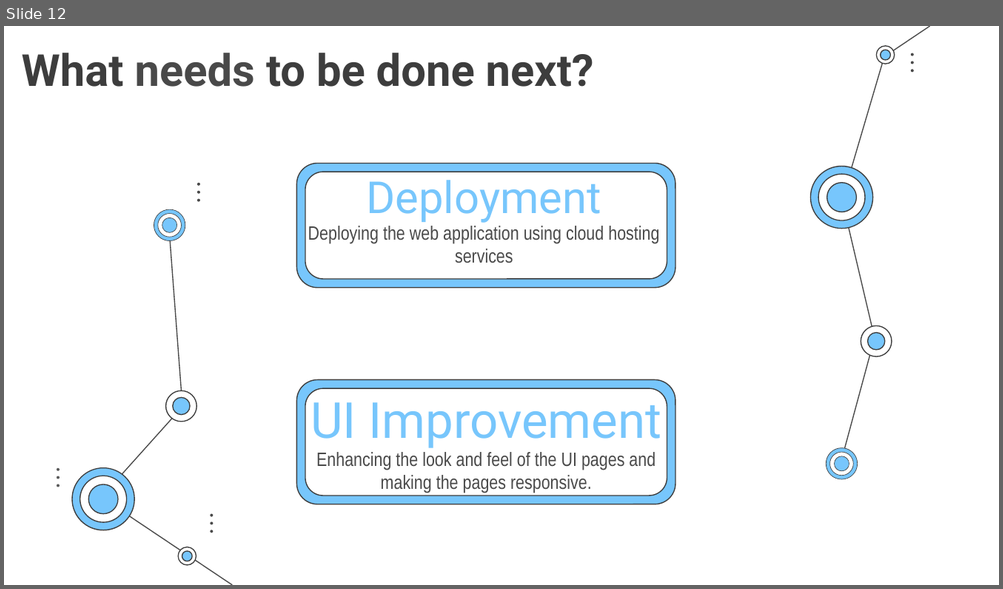
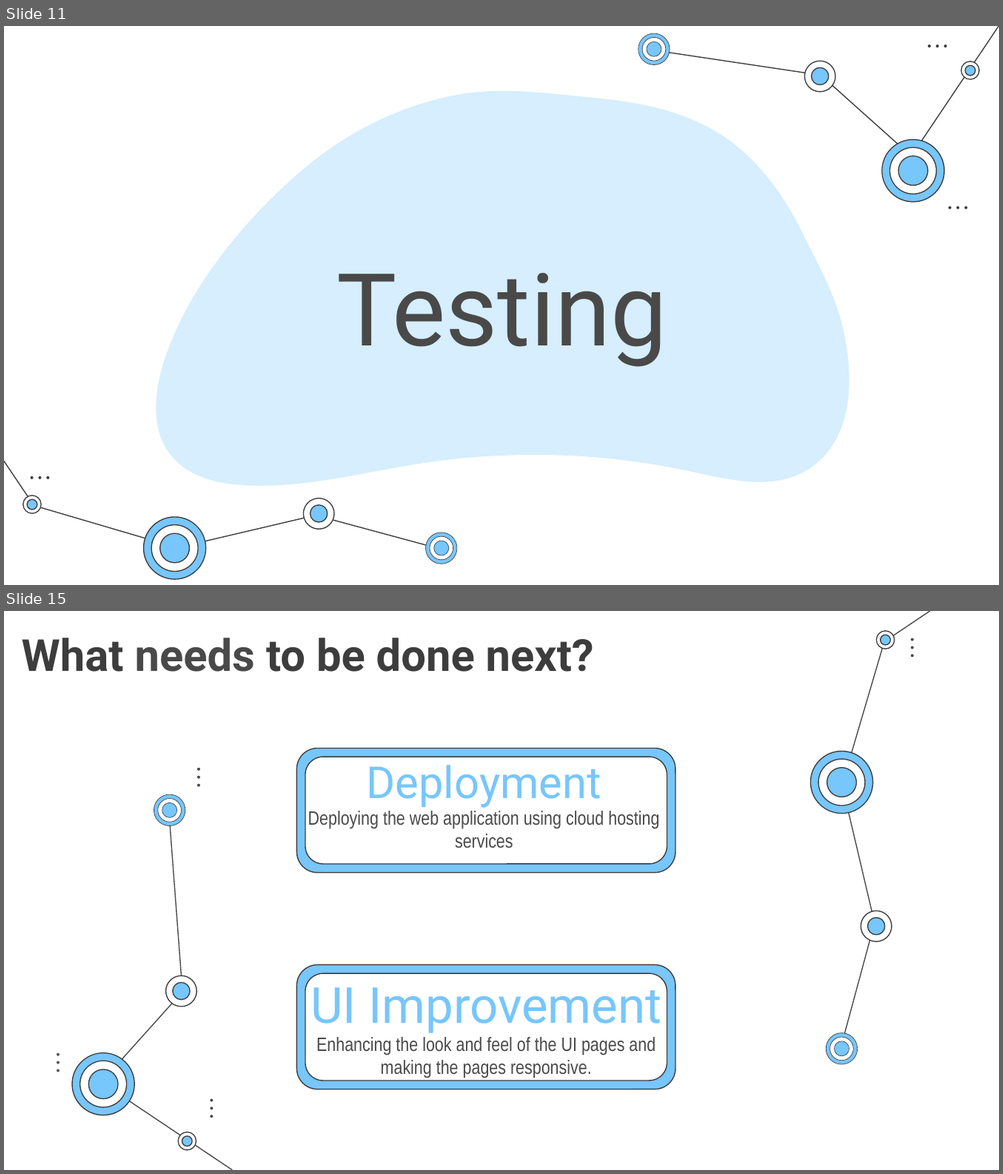
Before and after one commit to kabilan16/LoanManagement, a slide deck: group 7 final ppt.pptx. Shown one above the other, each under a label of ours: slide 12 before the commit, slides 11 and 15 after it; the slides between them are not shown. The pictures are 1003x589 and 1003x1174 pixels, drawn with LibreOffice and Linux fonts; fonts in the diff are those of the drawing. Boxes give left, top, right and bottom in pixels: in the first picture for what was removed or moved away, otherwise in the second. Text is boxed around its words. In the diff, an @@ line names an element or a change of style, - is before the commit and + after.

Commit message:
Testing pics added to PPT

```diff
--- a/group 7 final ppt.pptx
+++ b/group 7 final ppt.pptx
@@ slide 11 added at [4, 26, 999, 585], background #FFFFFF @@
@@ freeform shape added at [151, 90, 854, 486], fill #D6EEFE @@
@@ freeform shape added at [156, 92, 848, 486], fill #D6EEFE @@
@@ group added at [4, 26, 999, 581]: 40 freeform shapes, 9 ellipses, 7 lines @@
@@ title added at [336, 273, 666, 367], 73 pt, text #494949 @@
+Testing
@@ what was slide 12 is now slide 15 @@
```
Also in this commit, not shown: 3 other slides added, 1 slide removed, 1 other file.
